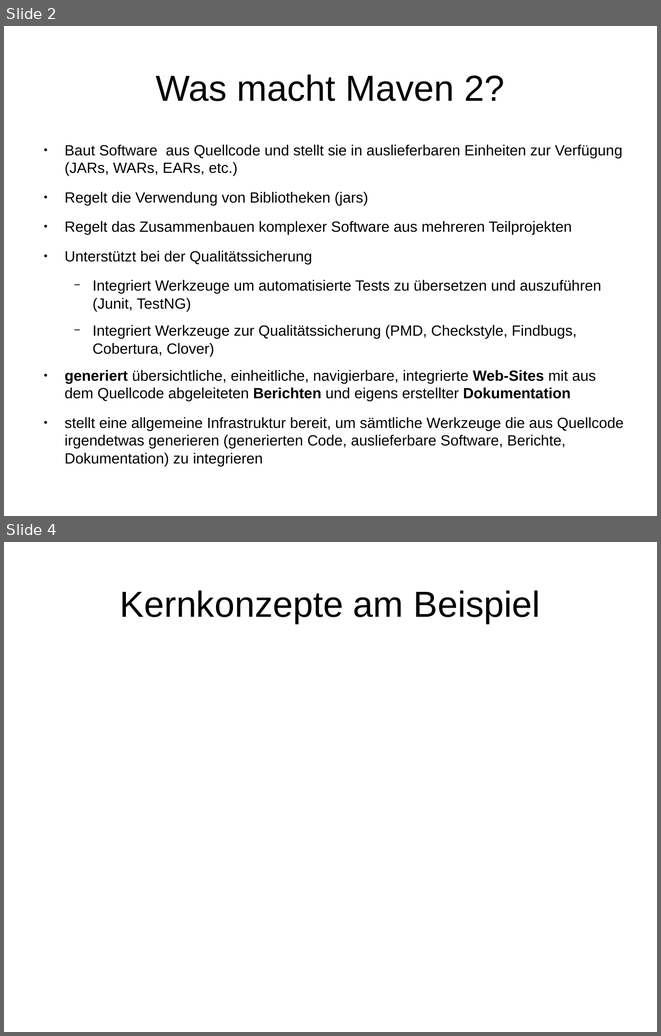
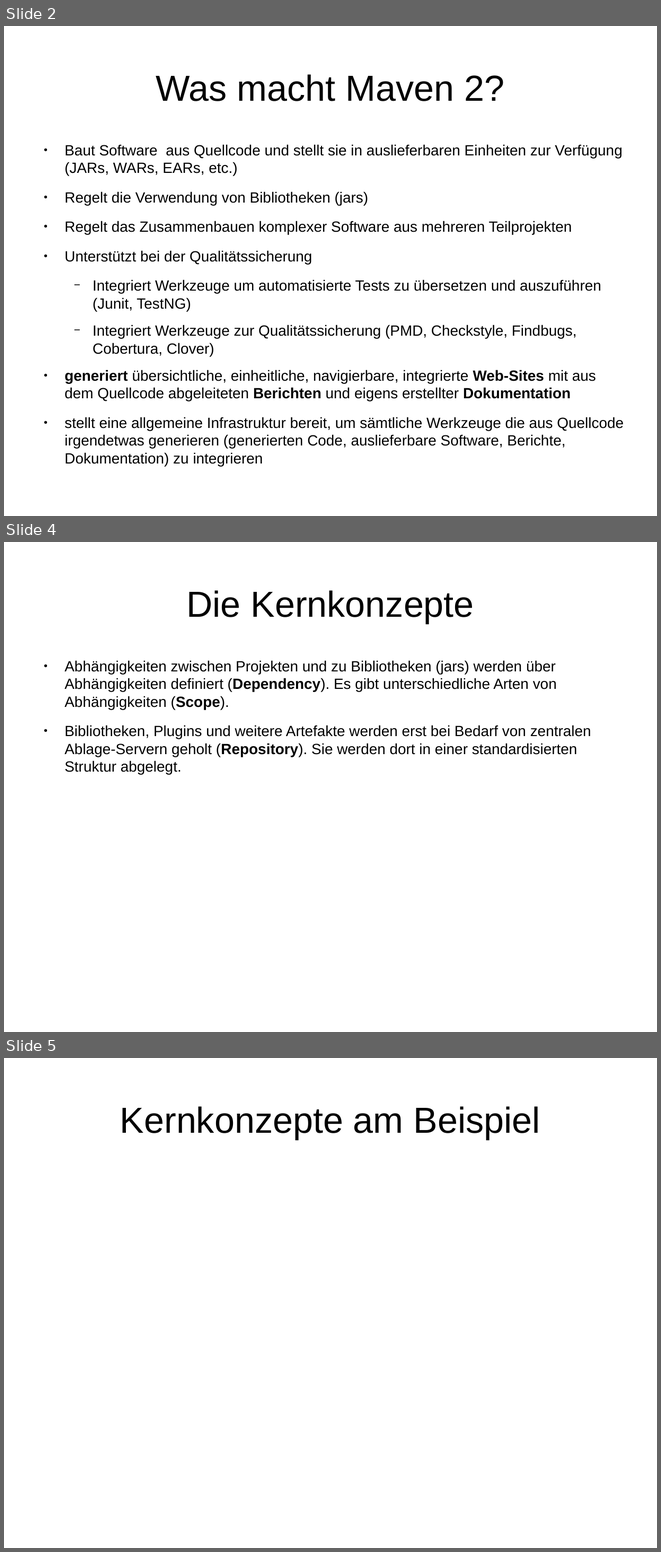
Before and after one commit to herrwieger/experttrainingbuildsystems, a slide deck: praesentationen/maven2.odp. Shown one above the other, each under a label of ours: slides 2 and 4 before the commit, slides 2, 4 and 5 after it; the slides between them are not shown. The pictures are 661x1036 and 661x1552 pixels, drawn with LibreOffice and Linux fonts; fonts in the diff are those of the drawing. Boxes give left, top, right and bottom in pixels: in the first picture for what was removed or moved away, otherwise in the second. Text is boxed around its words. In the diff, an @@ line names an element or a change of style, - is before the commit and + after.

```diff
--- a/praesentationen/maven2.odp
+++ b/praesentationen/maven2.odp
@@ slide 4 added at (x1=4, y1=542, x2=657, y2=1032), background #FFFFFF @@
@@ title added at (x1=186, y1=590, x2=474, y2=623), 44 pt, text #000000 @@
+Die Kernkonzepte
@@ text added at (x1=64, y1=660, x2=591, y2=775), 18 pt, text #000000 @@
+● Abhängigkeiten zwischen Projekten und zu Bibliotheken (jars) werden über Abhängigkeiten definiert (Dependency). Es gibt unterschiedliche Arten von Abhängigkeiten (Scope).
+● Bibliotheken, Plugins und weitere Artefakte werden erst bei Bedarf von zentralen Ablage-Servern geholt (Repository). Sie werden dort in einer standardisierten Struktur abgelegt.
@@ what was slide 4 is now slide 5 @@
```
Also in this commit, not shown: 2 slides changed, 2 other slides added.
